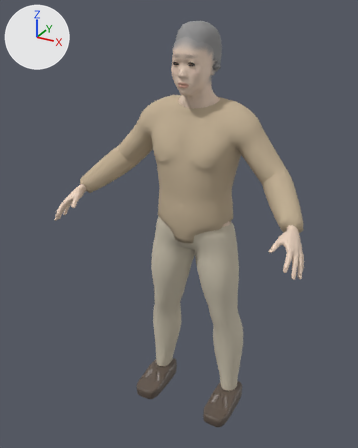
The glTF model assets/people/prof_absent.glb as it was, and as the next commit left it.
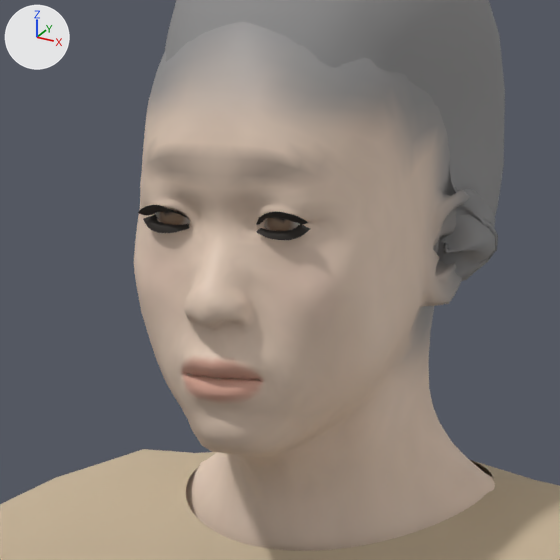
The first picture shows the older version from a 50 mm lens placed at (0.883, -1.774, 1.776), pointed at (-0.04, -0.096, 0.937). The close-ups show the older and then the newer version on the part from 43% to 64% of the width and 7% to 24% of the height of that picture. Only the edits that show in the close-ups are written down. Every picture has the same lights, and +X, +Y and +Z are marked at upper left. Vertices at exactly the same position are counted once.

In view in the first close-up: 'Body', 'Hair', 'Top'.
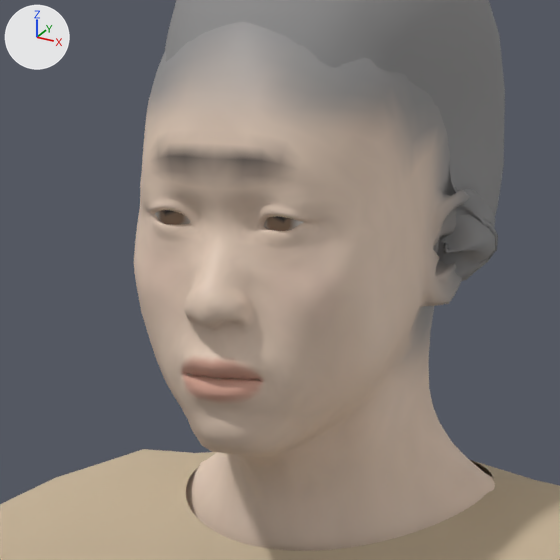
Boxes [x1, y1, x2, y2] around the edits, measured in the close-ups (560 x 560 px):
part 1 of me_body, deleted
    before: [138, 205, 188, 219]
part 2 of me_body, deleted
    before: [256, 212, 308, 225]
part 3 of me_body, deleted
    before: [256, 224, 311, 240]
part 4 of me_body, deleted
    before: [143, 215, 189, 233]
part 5 of me_body, recoloured
    both: [142, 136, 327, 183]

Patch to the scene script:
```diff
--- a/assets/people/prof_absent.glb.py
+++ b/assets/people/prof_absent.glb.py
@@ me_body @@
 # used by ob_body; location = (0.0, 0.0, 0.0)
-me_body.from_pydata(...)  # 9123 vertices, 17718 faces; spans x -0.54..0.54, y -0.34..0.11, z 0.07..1.7
+me_body.from_pydata(...)  # 8873 vertices, 17350 faces; spans x -0.54..0.54, y -0.34..0.11, z 0.07..1.7
+# me_body part 1: the loose piece of 65 vertices spanning x -0.05..-0.02, y -0.14..-0.13, z 1.59 is deleted
+# me_body part 2: the loose piece of 65 vertices spanning x 0.02..0.05, y -0.14..-0.13, z 1.59 is deleted
+# me_body part 3: the loose piece of 60 vertices spanning x 0.02..0.05, y -0.14..-0.13, z 1.58..1.59 is deleted
+# me_body part 4: the loose piece of 60 vertices spanning x -0.05..-0.02, y -0.14..-0.13, z 1.58..1.59 is deleted
+# me_body part 5: 108 kept faces spanning x -0.06..0.06, y -0.15..-0.11, z 1.6..1.63 get new vertex colours; the middle colour goes from beige #dcc5b3 to beige #e0c9b6
 me_body.materials.append(mat_skin)
 me_body.materials.append(mat_eye)
-me_body.materials.append(mat_lash)
 me_body.materials.append(mat_teeth)
```
